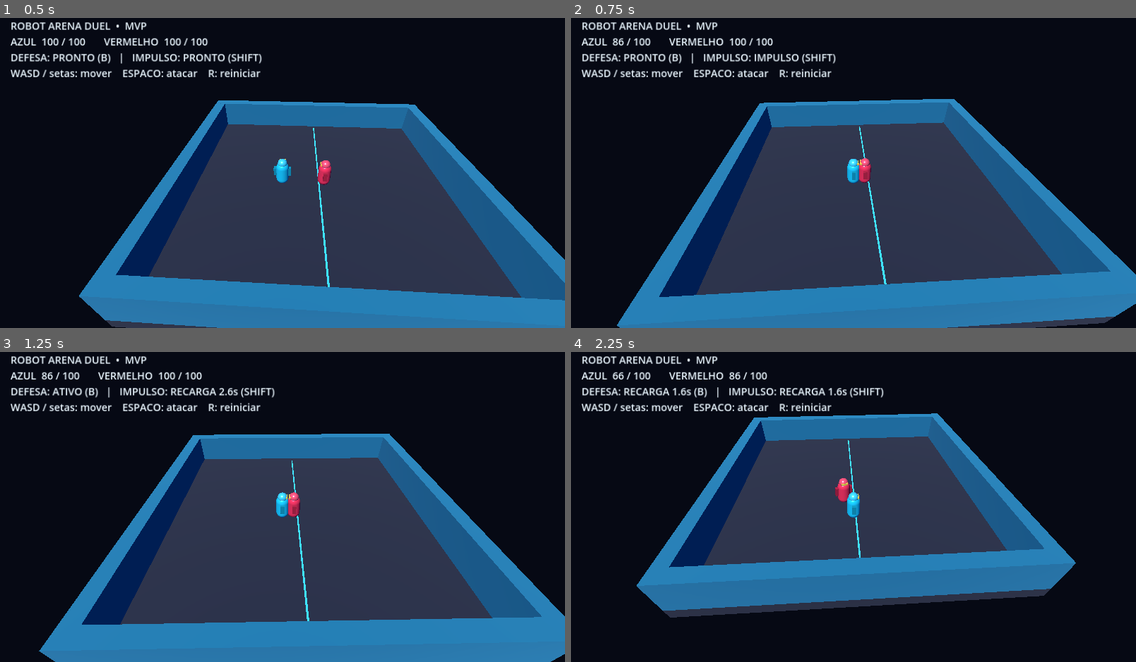
Above: before the commit, frames 1-4 (two rows, left to right).
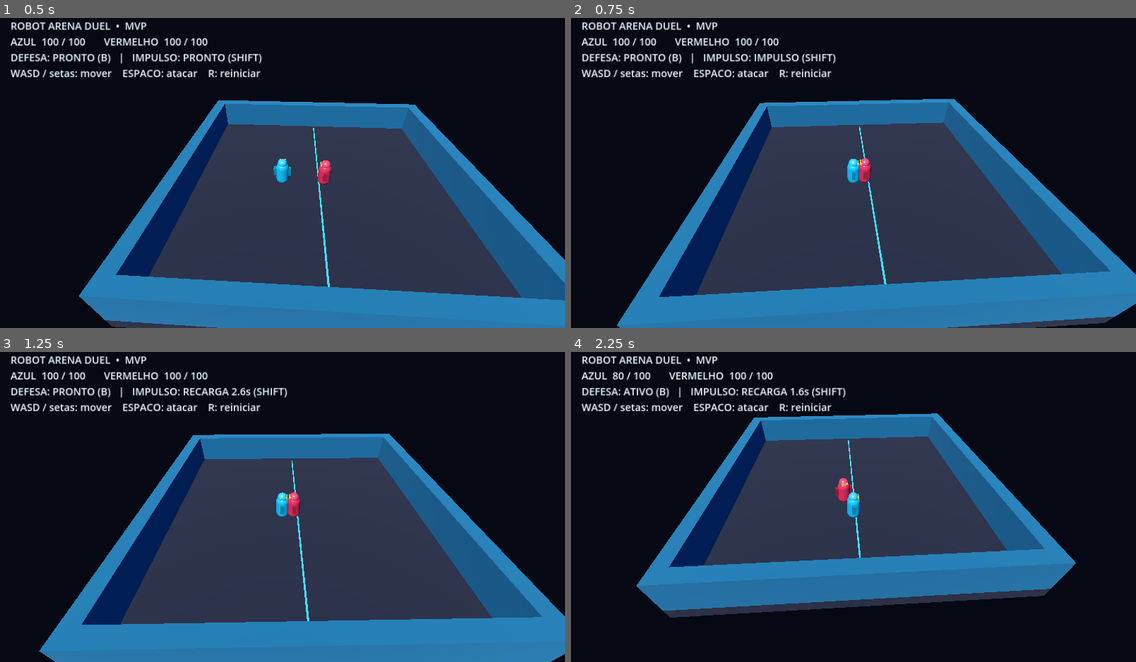
Above: after the commit, the same moments.

Repository: juniordev830/robot-arena-duel
Game: Godot game, scene res://scenes/main.tscn
The game is run twice, just before and just after one commit, with the same random seed, the same clock (stepped at 60 frames per second) and the same inputs.
Inputs:
- Up to frame 1 (0.5 s): no input
- Up to frame 2 (0.75 s): hold D (move_right) from 0.53 s (still down); tap Shift (dash) at 0.6 s
- Up to frame 3 (1.25 s): keep holding D (move_right); tap B (guard) at 0.8 s
- Up to frame 4 (2.25 s): release D (move_right) at 1.28 s; hold S (move_down) 1.28-2.03 s; tap B (guard) at 1.35 s; tap Shift (dash) at 1.55 s; hold D (move_right) from 2.03 s (still down); tap Space (attack) at 2.1 s

Frame 1 is identical in both runs. In frame 2, 0.4% of the frame differs, in the area x 7-37%, y 6-9%; in frame 3, 1.1%, in the area x 7-51%, y 6-15%; in frame 4, 0.9%.

Commit message:
feat(combat): refine dash dodge and guard interaction (scripts/robot.gd)

Diff:
--- a/scripts/robot.gd
+++ b/scripts/robot.gd
@@ -74,15 +74,15 @@
 	if player_controlled:
 		var axis := Input.get_vector("move_left", "move_right", "move_up", "move_down")
 		move_direction = Vector3(axis.x, 0, axis.y).normalized()
-		if Input.is_action_just_pressed("guard") and CombatRules.may_raise_guard(_guard_remaining, _guard_cooldown_remaining):
+		if Input.is_action_just_pressed("dash") and CombatRules.may_dash(_dash_cooldown_remaining, move_direction, _guard_remaining > 0.0):
+			_dash_direction = move_direction
+			_dash_remaining = DASH_DURATION
+			_dash_cooldown_remaining = DASH_COOLDOWN
+		if Input.is_action_just_pressed("guard") and CombatRules.may_raise_guard(_guard_remaining, _guard_cooldown_remaining, _dash_remaining > 0.0):
 			_guard_remaining = GUARD_DURATION
 			_guard_cooldown_remaining = GUARD_COOLDOWN
 		if Input.is_action_just_pressed("attack"):
 			_try_attack()
-		if Input.is_action_just_pressed("dash") and CombatRules.may_dash(_dash_cooldown_remaining, move_direction, _guard_remaining > 0.0):
-			_dash_direction = move_direction
-			_dash_remaining = DASH_DURATION
-			_dash_cooldown_remaining = DASH_COOLDOWN
 	elif is_instance_valid(opponent) and opponent.health > 0:
 		var toward := opponent.global_position - global_position
 		toward.y = 0.0
@@ -109,7 +109,7 @@
 
 
 func _try_attack() -> void:
-	if _cooldown > 0.0 or _guard_remaining > 0.0 or not is_instance_valid(opponent) or opponent.health == 0:
+	if _cooldown > 0.0 or _guard_remaining > 0.0 or _dash_remaining > 0.0 or not is_instance_valid(opponent) or opponent.health == 0:
 		return
 	var distance := global_position.distance_to(opponent.global_position)
 	if not CombatRules.in_range(distance, ATTACK_RANGE):
@@ -121,7 +121,10 @@
 func receive_damage(base_damage: int) -> void:
 	if health == 0:
 		return
-	health = CombatRules.remaining_health(health, CombatRules.guarded_damage(base_damage, 2, _guard_remaining > 0.0), MAX_HEALTH)
+	var damage: int = CombatRules.incoming_damage(base_damage, 2, _guard_remaining > 0.0, _dash_remaining > 0.0)
+	if damage == 0:
+		return
+	health = CombatRules.remaining_health(health, damage, MAX_HEALTH)
 	health_changed.emit(health, MAX_HEALTH)
 	if health == 0:
 		defeated.emit()
